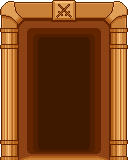
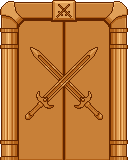
The second (128, 160) image is a revision of the first. Changes to its layers:
added group "Group 2" with 2 layers above "Layer 17" over (25, 47, 103, 120)
added layer "Layer 18" in group "Group 2" over (25, 47, 98, 120)
added layer "Layer 18 copy" in group "Group 2" over (30, 47, 103, 120)
added layer "Layer 17" above "Layer 15" over (19, 21, 109, 160)
